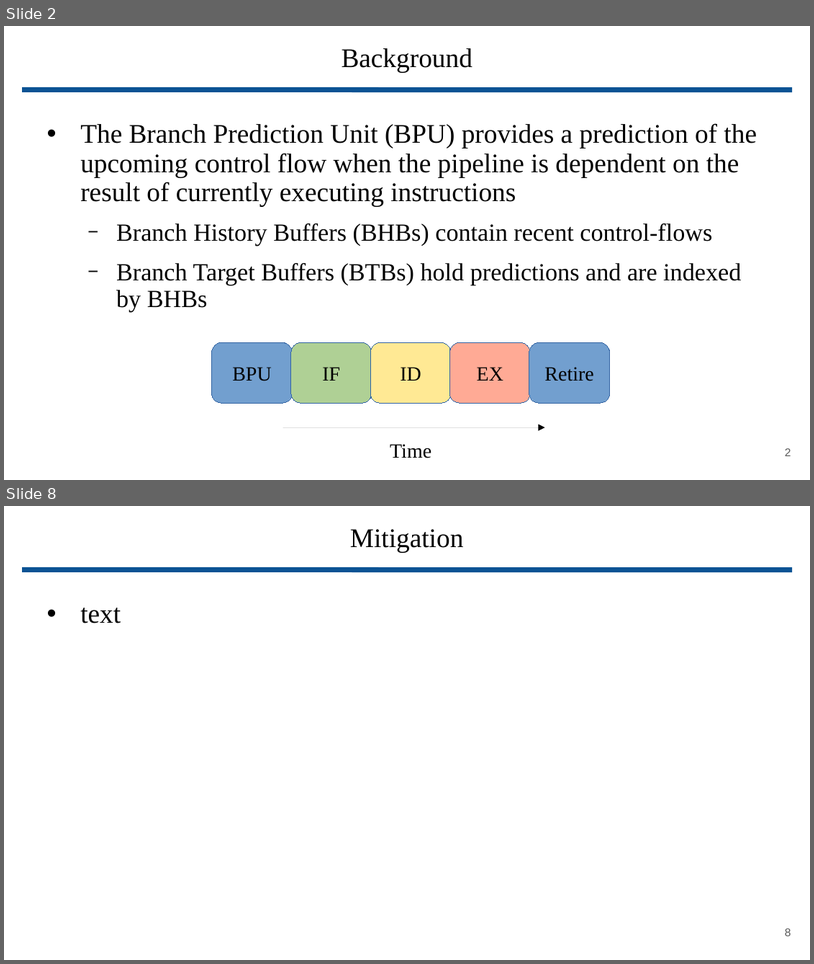
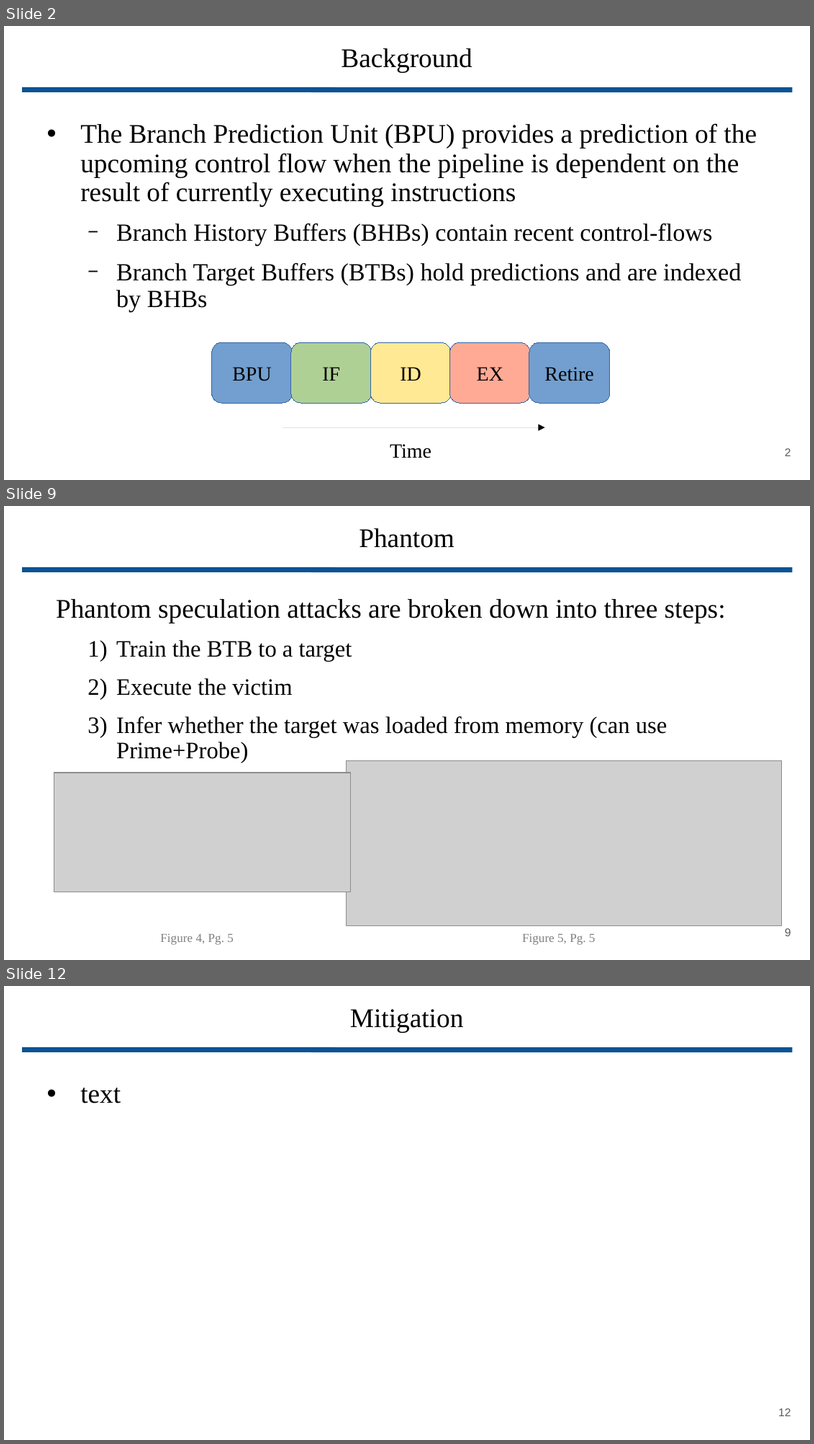
Before and after one commit to wbuz24/grad-research, a slide deck: presentations/Phantom.pptx. Shown one above the other, each under a label of ours: slides 2 and 8 before the commit, slides 2, 9 and 12 after it; the slides between them are not shown. The pictures are 814x964 and 814x1444 pixels, drawn with LibreOffice and Linux fonts; fonts in the diff are those of the drawing; grey boxes stand for pictures. Boxes give left, top, right and bottom in pixels: in the first picture for what was removed or moved away, otherwise in the second. Text is boxed around its words. In the diff, an @@ line names an element or a change of style, - is before the commit and + after.

Commit message:
phantom save

```diff
--- a/presentations/Phantom.pptx
+++ b/presentations/Phantom.pptx
@@ slide 9 added at <box>4,506,810,960</box>, background #FFFFFF @@
@@ title added at <box>359,528,455,548</box>, 24 pt, text #000000 @@
+Phantom
@@ line added from (22, 569) to (792, 569), #0B5394 4.51 pt @@
@@ text added at <box>56,599,726,762</box>, 21 pt, text #000000 @@
+Phantom speculation attacks are broken down into three steps:
+  1) Train the BTB to a target
+  2) Execute the victim
+  3) Infer whether the target was loaded from memory (can use Prime+Probe)
@@ picture added at <box>347,760,782,925</box> @@
@@ picture added at <box>54,772,351,891</box> @@
@@ text added at <box>160,934,234,944</box>, 11 pt, text #808080 @@
+Figure 4, Pg. 5
@@ text added at <box>522,934,596,944</box>, 11 pt, text #808080 @@
+Figure 5, Pg. 5
@@ page number added at <box>785,928,792,936</box>, 10 pt, text #595959 @@
+9
@@ what was slide 8 is now slide 12 @@
@@ page number at <box>779,1408,791,1416</box>: text changed @@
-8
+12
```
Also in this commit, not shown: 6 slides changed, 3 other slides added.
